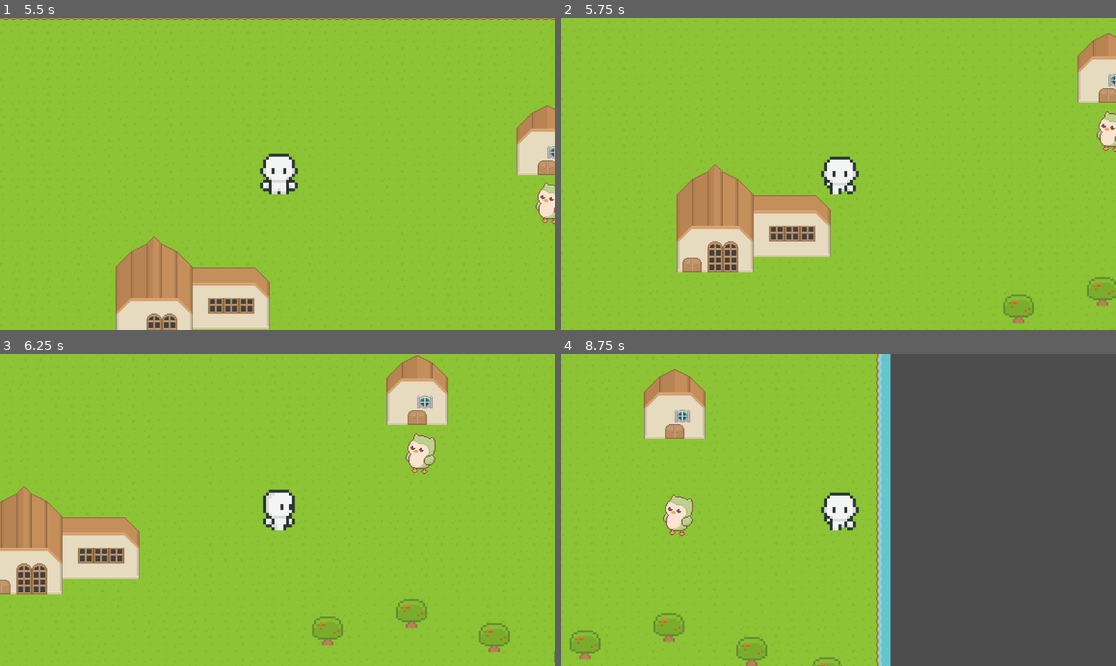
Above: before the commit, frames 1-4 (two rows, left to right).
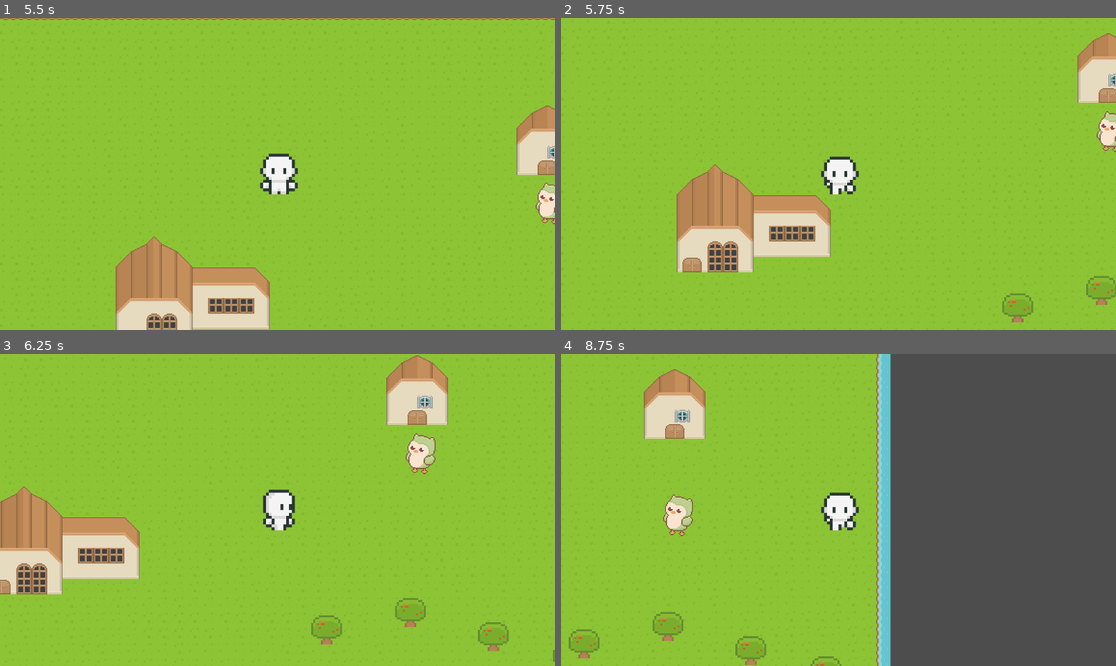
Above: after the commit, the same moments.

Repository: LKenny26/Buddyville
Game: Godot game, scene res://scenes/main.tscn
The game is run twice, just before and just after one commit, with the same random seed, the same clock (stepped at 60 frames per second) and the same inputs.
Inputs (mouse positions are in pixels of both pictures, inside the frame that each line leads up to):
- Up to frame 1 (5.5 s): move the mouse to (399, 158) at 0.52 s; hold Right (Right) 0.53-1.28 s; click (399, 158) at 0.6 s; move the mouse to (166, 189) at 1.27 s; hold Down (Down) 1.28-2.03 s; click (166, 189) at 1.35 s; move the mouse to (333, 105) at 2.02 s; hold Right (Right) 2.03-2.78 s; hold Shift (Run) 2.03-2.78 s; click (333, 105) at 2.3 s; move the mouse to (249, 236) at 2.77 s; hold Up (Up) 2.78-3.53 s; click (249, 236) at 2.85 s; move the mouse to (444, 220) at 3.52 s; hold Left (Left) 3.53-5.03 s; click (444, 220) at 3.6 s; move the mouse to (111, 127) at 4.27 s; tap Shift (Run) at 4.35 s; click (111, 127) at 4.55 s; move the mouse to (305, 174) at 5.02 s; hold Down (Down) from 5.03 s (still down); click (305, 174) at 5.1 s
- Up to frame 2 (5.75 s): keep holding Down (Down)
- Up to frame 3 (6.25 s): move the mouse to (194, 432) at 5.77 s; release Down (Down) at 5.78 s; hold Right (Right) from 5.78 s (still down); click (194, 432) at 5.85 s
- Up to frame 4 (8.75 s): move the mouse to (960, 494) at 6.52 s; release Right (Right) at 6.53 s; hold Up (Up) 6.53-7.28 s; hold Shift (Run) 6.53-7.28 s; click (960, 494) at 6.8 s; move the mouse to (727, 525) at 7.27 s; hold Right (Right) 7.28-8.03 s; click (727, 525) at 7.35 s; move the mouse to (894, 441) at 8.02 s; hold Down (Down) from 8.03 s (still down); click (894, 441) at 8.1 s

Frame 1 is identical in both runs. In frame 2, 0.3% of the frame differs, in the area x 79-100%, y 82-98%; in frame 3, 0.4%; in frame 4, 0.5%, in the area x 1-51%, y 82-100%.

Commit message:
apples kind of work

Diff:
--- a/buddyville/scenes/tree.gd
+++ b/buddyville/scenes/tree.gd
@@ -26,3 +26,4 @@
 		print("apple")
 		emit_signal("give_player", "apple")
 		interacted = true
+		$Sprite2D.region_rect = Rect2(221,153,17,17)
--- a/buddyville/scenes/tree.tscn
+++ b/buddyville/scenes/tree.tscn
@@ -9,7 +9,6 @@
 
 [sub_resource type="AtlasTexture" id="AtlasTexture_yiydw"]
 atlas = ExtResource("1_p2did")
-region = Rect2(391, 153, 16, 16)
 
 [sub_resource type="CircleShape2D" id="CircleShape2D_kb1vj"]
 radius = 32.0
@@ -25,6 +24,8 @@
 [node name="Sprite2D" type="Sprite2D" parent="."]
 scale = Vector2(2, 2)
 texture = SubResource("AtlasTexture_yiydw")
+region_enabled = true
+region_rect = Rect2(391, 153, 17, 17)
 
 [node name="InteractableArea2D" type="Area2D" parent="."]
 
